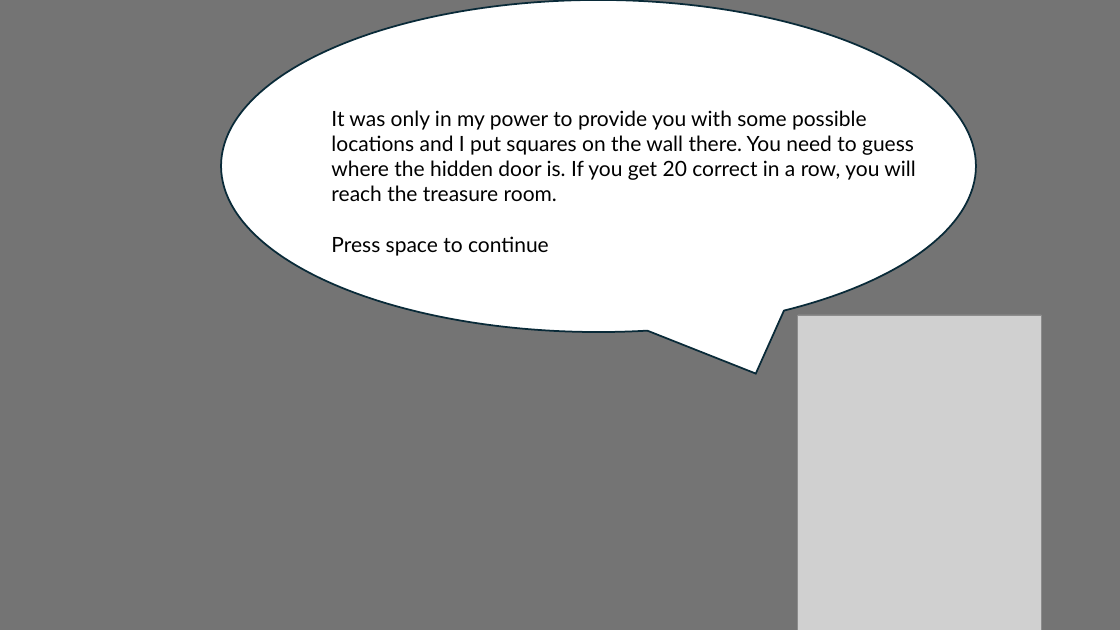
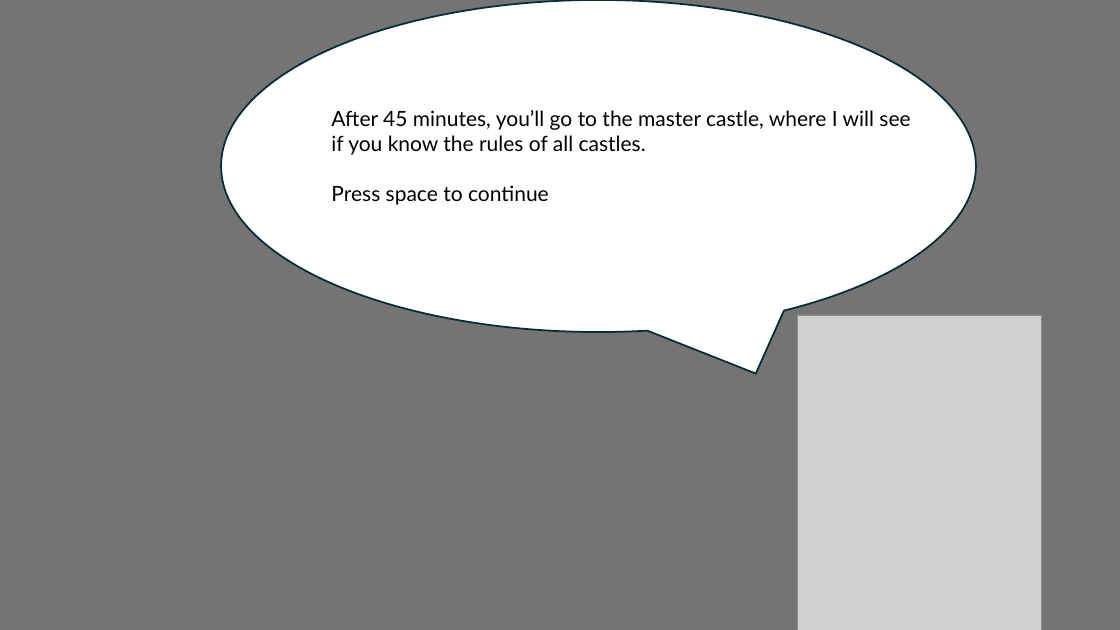
Before and after one commit to Ward-Claeys/PhD, a slide deck: slide 4 of experiment/Instructions.pptx. Drawn at 1120x630 pixels with LibreOffice and Linux fonts; fonts in the diff are those of the drawing; grey boxes stand for pictures. Boxes give left, top, right and bottom in pixels: in the first picture for what was removed or moved away, otherwise in the second. Text is boxed around its words. In the diff, an @@ line names an element or a change of style, - is before the commit and + after.

```diff
--- a/experiment/Instructions.pptx
+++ b/experiment/Instructions.pptx
@@ text at (331, 110, 910, 155): text changed @@
-It was only in my power to provide you with some possible locations and I put squares on the wall there. You need to guess where the hidden door is. If you get 20 correct in a row, you will reach the treasure room.
+After 45 minutes, you’ll go to the master castle, where I will see if you know the rules of all castles.
```
Also in this commit, not shown: 9 other slides changed, 2 slides removed, 16 other files.
